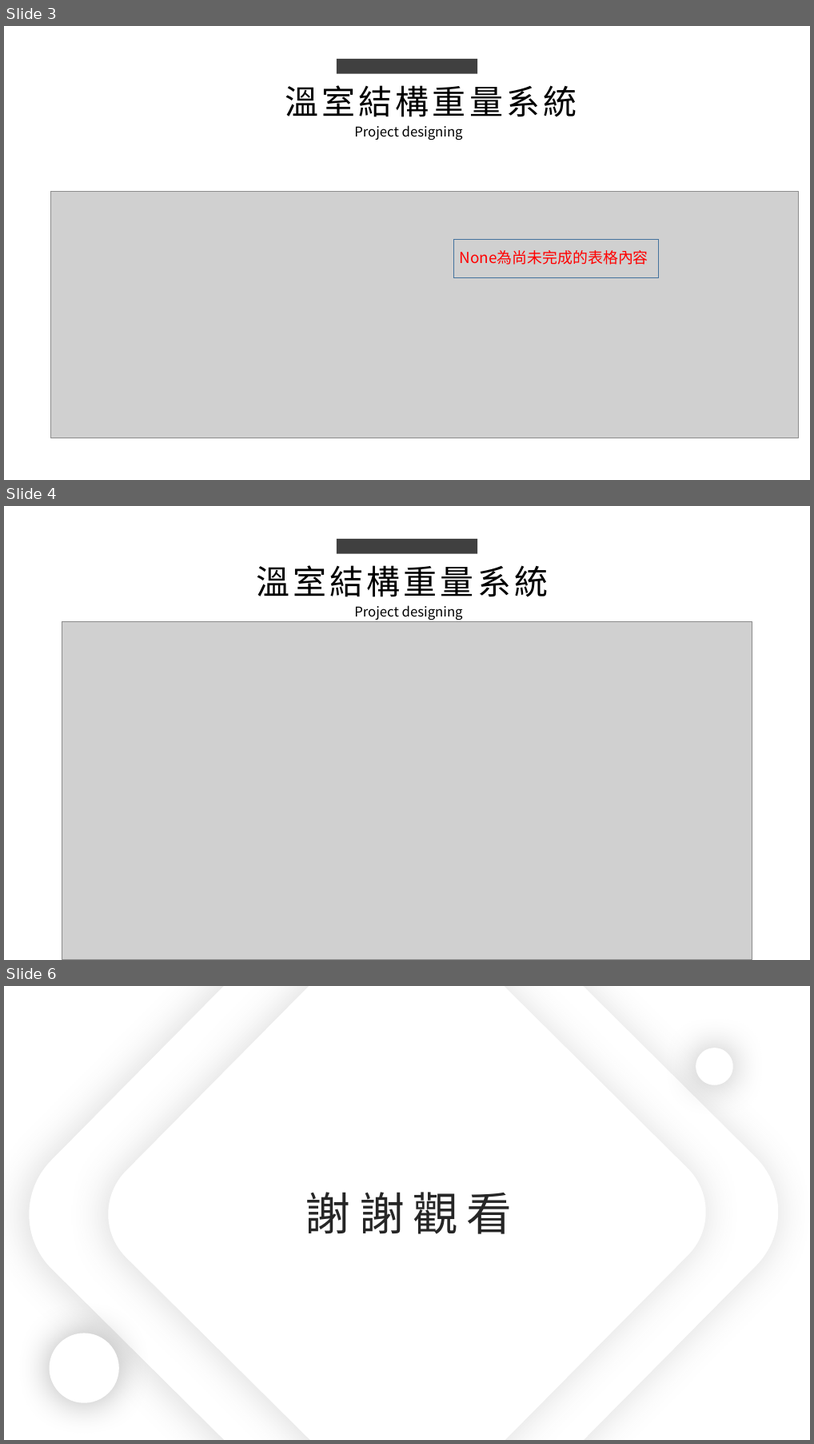
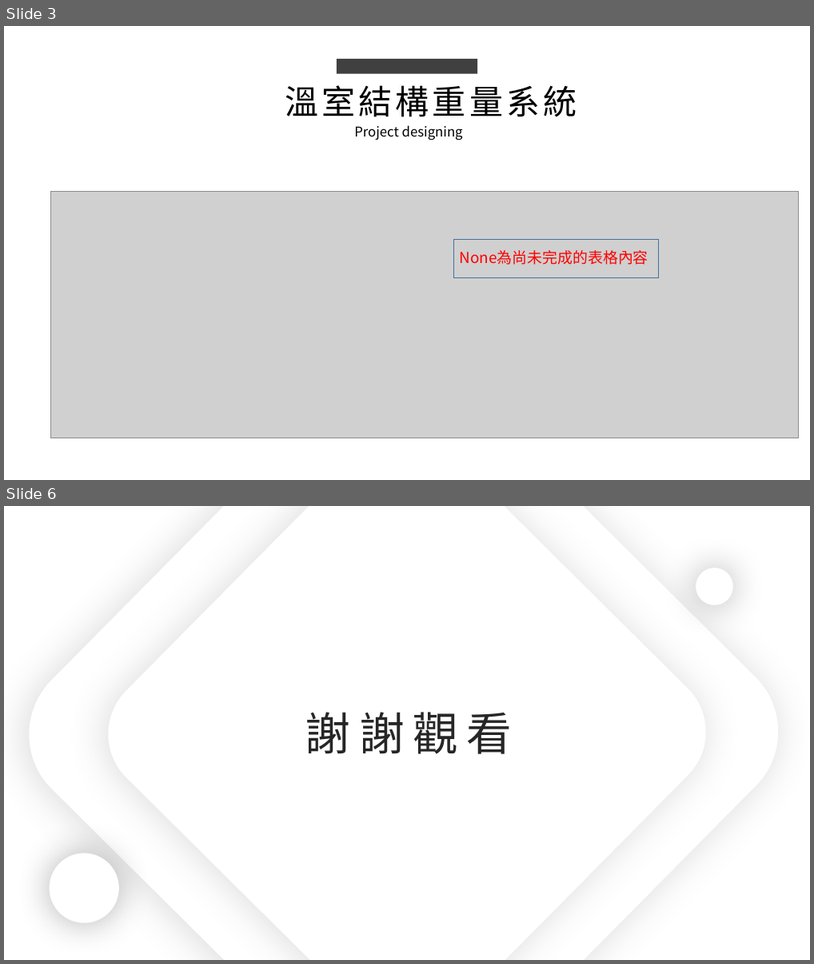
Before and after one commit to king637324/KnowledgeGreenhouseSystem, a slide deck: 工作日報_葉柏漢/2021.08/2021.08.04(加班)~2021.08.05工作日報_葉柏漢.pptx. Shown one above the other, each under a label of ours: slides 3, 4 and 6 before the commit, slides 3 and 6 after it; the slides between them are not shown. The pictures are 814x1444 and 814x964 pixels, drawn with LibreOffice and Linux fonts; fonts in the diff are those of the drawing; grey boxes stand for pictures. Boxes give left, top, right and bottom in pixels: in the first picture for what was removed or moved away, otherwise in the second. Text is boxed around its words. In the diff, an @@ line names an element or a change of style, - is before the commit and + after.

```diff
--- a/工作日報_葉柏漢/2021.08/2021.08.04(加班)~2021.08.05工作日報_葉柏漢.pptx
+++ b/工作日報_葉柏漢/2021.08/2021.08.04(加班)~2021.08.05工作日報_葉柏漢.pptx
@@ slide 4 removed at [4,506,810,960], background #FFFFFF @@
@@ rectangle removed at [337,539,478,554] @@
@@ text removed at [257,565,549,597] @@
-溫室結構重量系統
@@ picture removed at [62,621,753,959] @@
@@ text removed at [354,605,463,620] @@
-Project designing
```
Also in this commit, not shown: 2 slides changed, 1 slide added, 4 other files.
